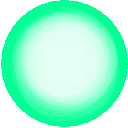
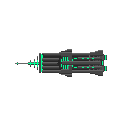
Layer changes from the first 128×128 image to the second:
added layer "Layer 25" above "Energy" over [15, 49, 107, 77]
hid group "Shield" (1st of 2) (1 layers) over [1, 0, 128, 127]
hid "Shield" (2nd of 2, in "Shield") over [1, 0, 128, 127]
showed group "Destroyer" (2 layers) over [11, 23, 116, 96]
